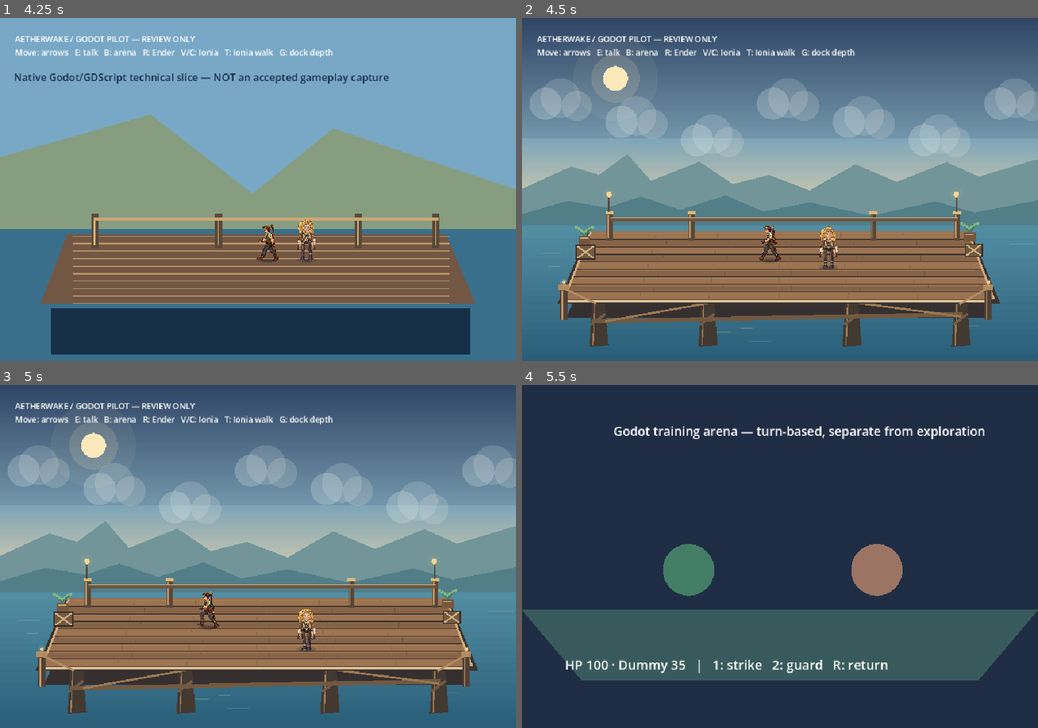
Above: before the commit, frames 1-4 (two rows, left to right).
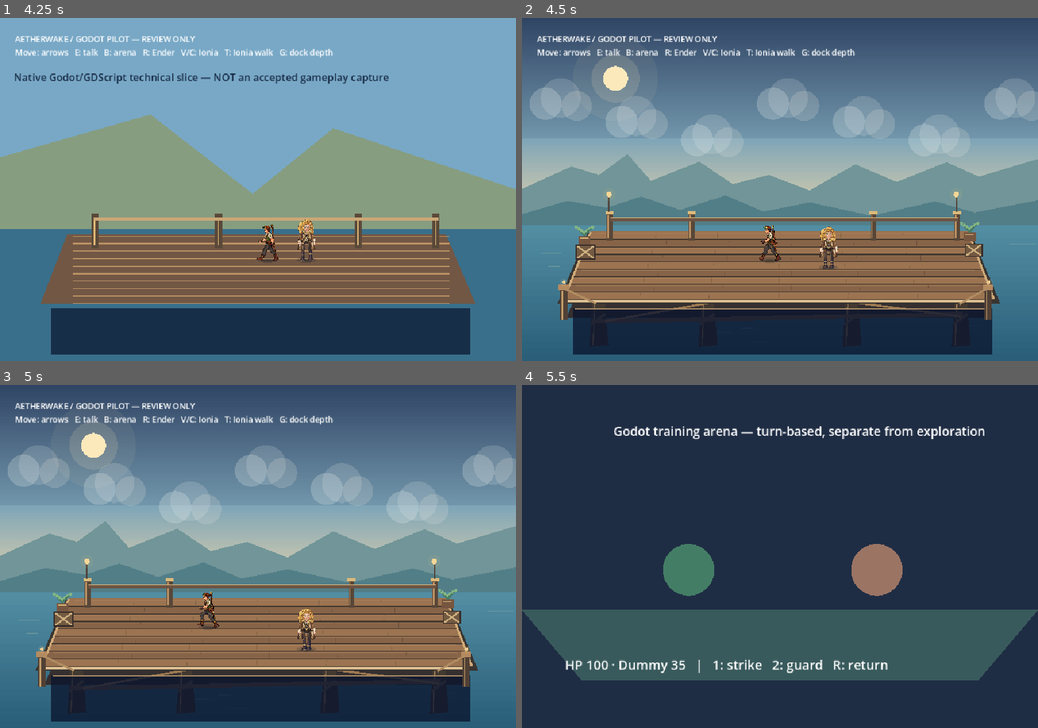
Above: after the commit, the same moments.

Repository: ndrorchestration/ToSailaStarrySky-jrpg
Game: Godot game, scene res://scenes/first_wake.tscn
The game is run twice, just before and just after one commit, with the same random seed, the same clock (stepped at 60 frames per second) and the same inputs.
Inputs:
- Up to frame 1 (4.25 s): tap Enter at 0.5 s; hold Right (ui_right) 0.53-1.28 s; tap E at 0.6 s; hold Down (ui_down) 1.28-2.03 s; tap R at 1.35 s; tap Space at 2 s; hold Right (ui_right) 2.03-2.78 s; tap V at 2.1 s; hold Up (ui_up) 2.78-3.53 s; tap C at 2.85 s; hold Left (ui_left) from 3.53 s (still down); tap T at 3.6 s
- Up to frame 2 (4.5 s): keep holding Left (ui_left); tap G at 4.35 s
- Up to frame 3 (5 s): keep holding Left (ui_left)
- Up to frame 4 (5.5 s): release Left (ui_left) at 5.03 s; hold Down (ui_down) from 5.03 s (still down); tap B at 5.1 s

Frame 1 is identical in both runs. In frame 2, 11% of the frame differs, in the area x 9-92%, y 84-99%; in frame 3, 11%; in frame 4, nothing differs.

Commit message:
fix(godot): retain legible native dialogue panel in layered dock review

Diff:
--- a/godot/scripts/dock_depth_review.gd
+++ b/godot/scripts/dock_depth_review.gd
@@ -119,6 +119,9 @@
         draw_circle(pos + Vector2(x * 5, -23 - abs(x) * 3.3), 3.0, Color("#83b582"))
 
 func _draw_foreground() -> void:
+    # Preserve the pilot's dialogue readability above the decorative scene.
+    draw_rect(Rect2(95, 542, 780, 86), Color(0.04, 0.08, 0.18, 0.78))
+    draw_line(Vector2(98, 543), Vector2(871, 543), Color("#a88b64"), 2.0)
     # Narrow corner rails form an honest over/under depth cue without masking actors.
     for x in [78.0, 867.0]:
         draw_rect(Rect2(x - 7, 504, 14, 60), Color("#514035"))
